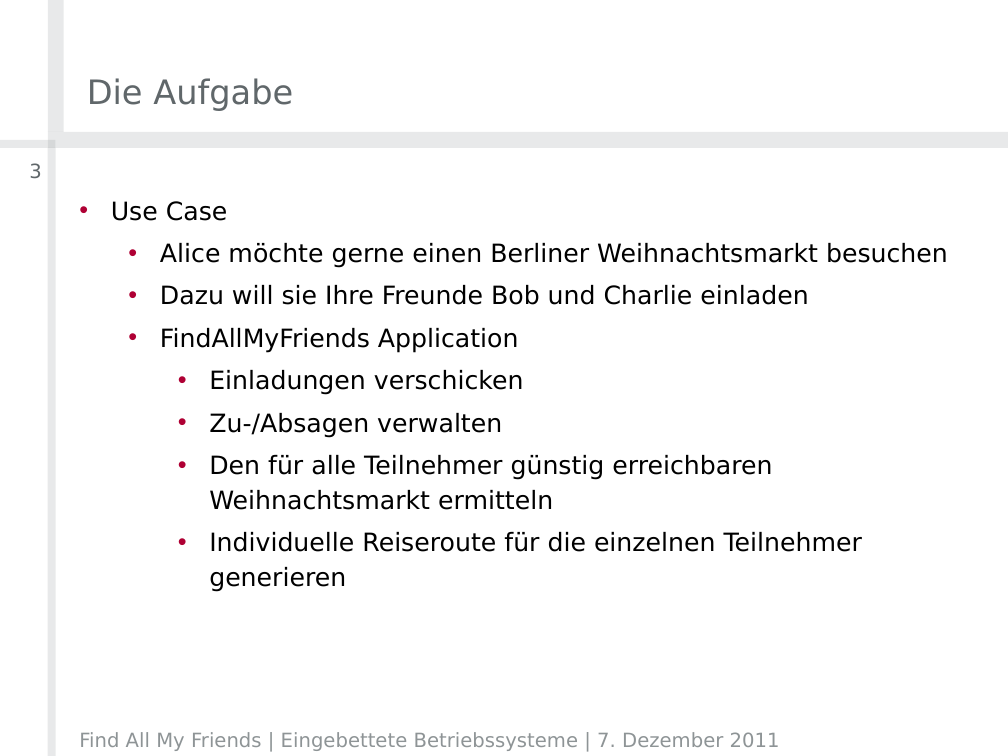
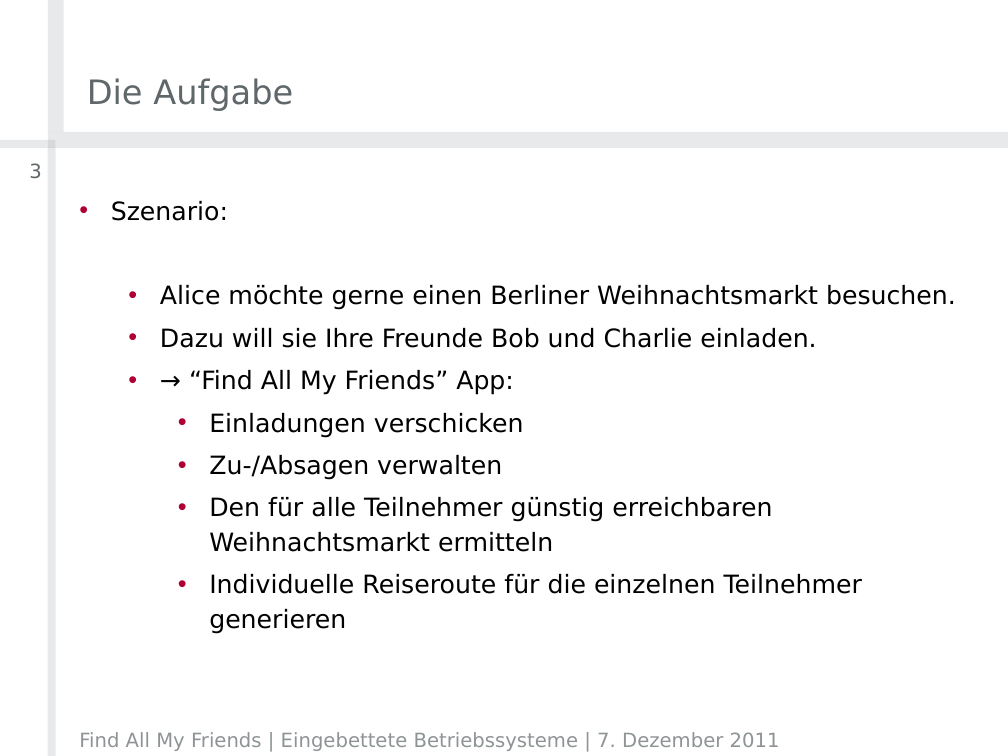
Before and after one commit to timfel/meet4xmas, a slide deck: slide 3 of presentations/2011-12-07_Projektvorstellung.pptx. Drawn at 1008x756 pixels with LibreOffice and Linux fonts; fonts in the diff are those of the drawing; background and template pictures are left out. Boxes give left, top, right and bottom in pixels: in the first picture for what was removed or moved away, otherwise in the second. Text is boxed around its words. In the diff, an @@ line names an element or a change of style, - is before the commit and + after.

```diff
--- a/presentations/2011-12-07_Projektvorstellung.pptx
+++ b/presentations/2011-12-07_Projektvorstellung.pptx
@@ text at (111,201,956,395): text changed @@
-• Use Case
-  • Alice möchte gerne einen Berliner Weihnachtsmarkt besuchen
-  • Dazu will sie Ihre Freunde Bob und Charlie einladen
-  • FindAllMyFriends Application
+• Szenario:
+  • Alice möchte gerne einen Berliner Weihnachtsmarkt besuchen.
+  • Dazu will sie Ihre Freunde Bob und Charlie einladen.
+  • → “Find All My Friends” App:
```
Also in this commit, not shown: 14 other slides changed, 3 slides added, 2 other files.
